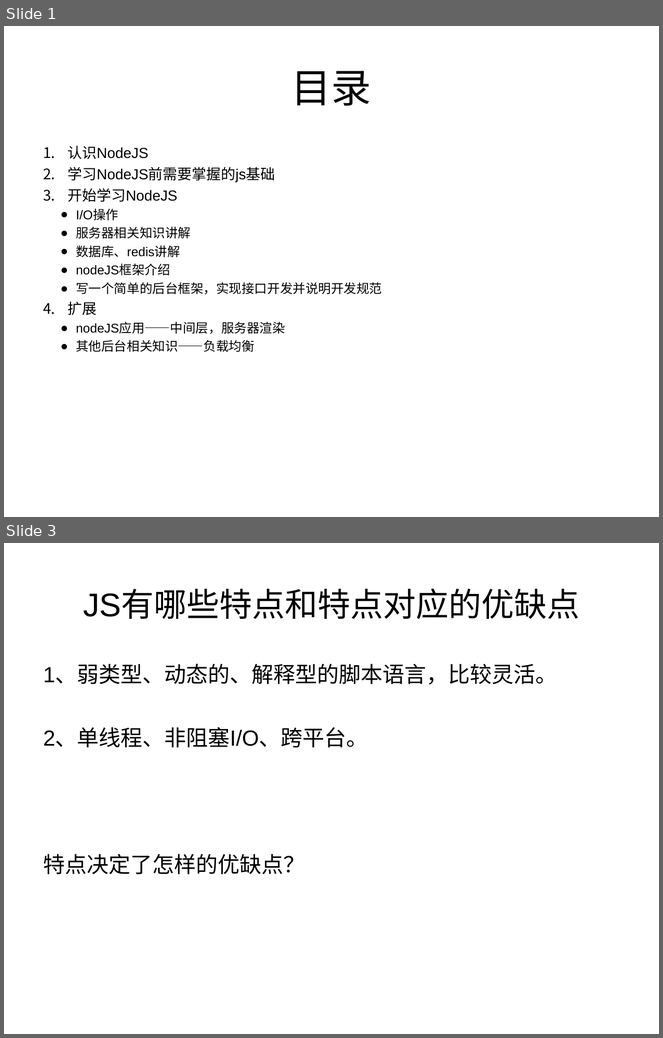
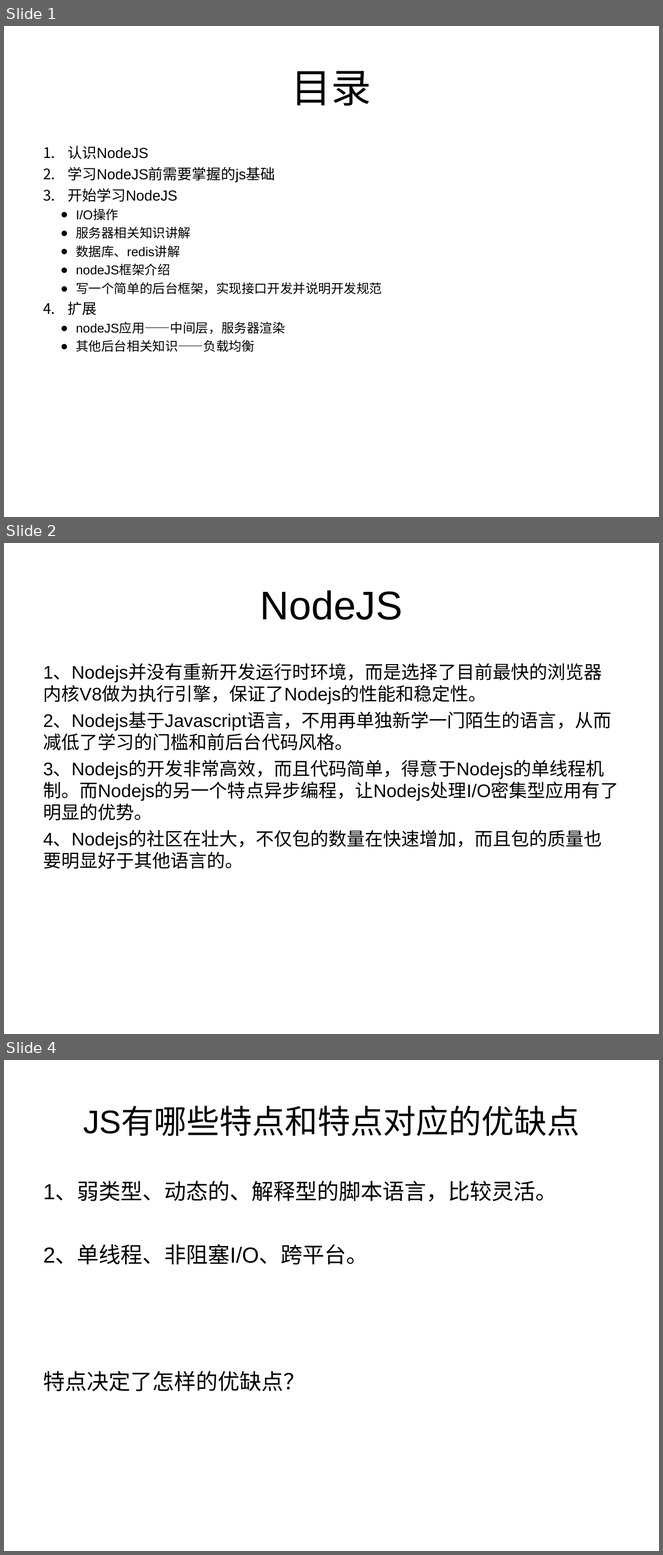
Before and after one commit to Alan055/node-koa, a slide deck: Alan-node解读.ppt. Shown one above the other, each under a label of ours: slides 1 and 3 before the commit, slides 1, 2 and 4 after it; the slides between them are not shown. The pictures are 663x1038 and 663x1555 pixels, drawn with LibreOffice and Linux fonts; fonts in the diff are those of the drawing. Boxes give left, top, right and bottom in pixels: in the first picture for what was removed or moved away, otherwise in the second. Text is boxed around its words. In the diff, an @@ line names an element or a change of style, - is before the commit and + after.

```diff
--- a/Alan-node解读.ppt
+++ b/Alan-node解读.ppt
@@ slide 2 added at (x1=4, y1=543, x2=659, y2=1034), background #FFFFFF @@
@@ title added at (x1=260, y1=590, x2=403, y2=620), 44 pt, text #000000 @@
+NodeJS
@@ text added at (x1=43, y1=664, x2=619, y2=869), 20 pt, text #000000 @@
+1、Nodejs并没有重新开发运行时环境，而是选择了目前最快的浏览器内核V8做为执行引擎，保证了Nodejs的性能和稳定性。
+2、Nodejs基于Javascript语言，不用再单独新学一门陌生的语言，从而减低了学习的门槛和前后台代码风格。
+3、Nodejs的开发非常高效，而且代码简单，得意于Nodejs的单线程机制。而Nodejs的另一个特点异步编程，让Nodejs处理I/O密集型应用有了明显的优势。
+4、Nodejs的社区在壮大，不仅包的数量在快速增加，而且包的质量也要明显好于其他语言的。
@@ what was slide 3 is now slide 4 @@
```
Also in this commit, not shown: 3 slides changed, 1 other slide added, 2 slides removed.
